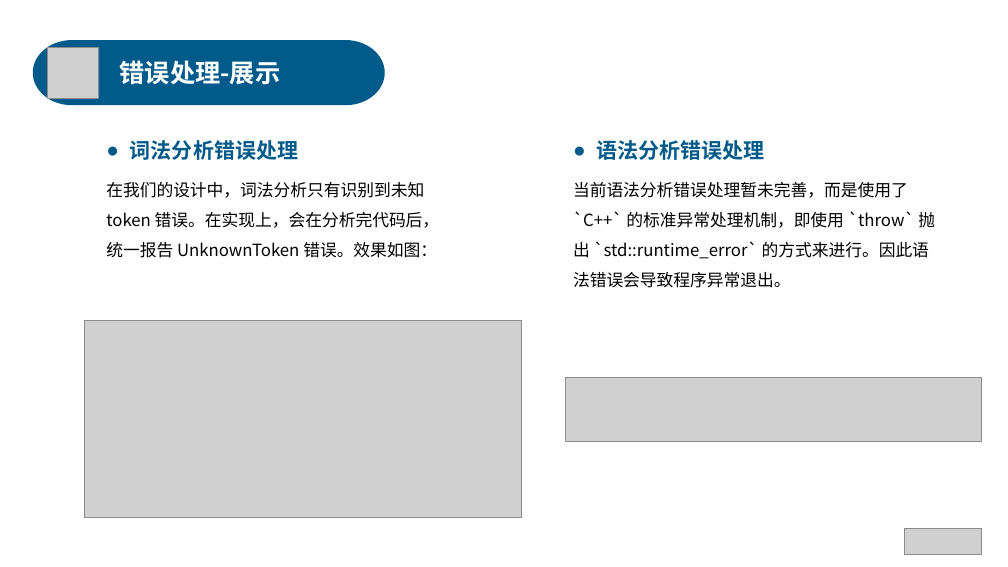
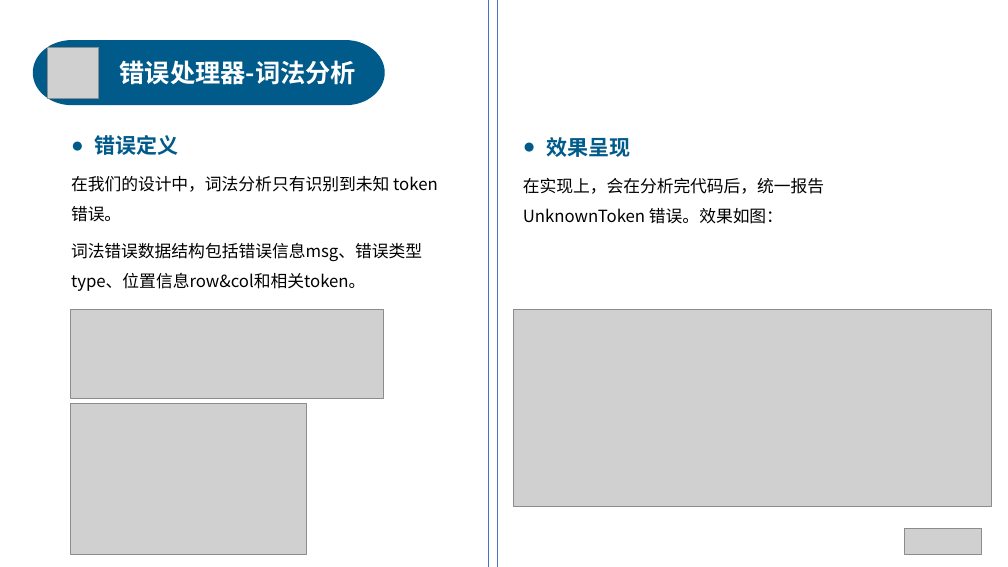
Before and after one commit to anxi710/compiler-principle-project, a slide deck: slide 28 of report/compiler_ppt.pptx (slide 25 before the commit). Drawn at 1008x567 pixels with LibreOffice and Linux fonts; fonts in the diff are those of the drawing; grey boxes stand for pictures. Boxes give left, top, right and bottom in pixels: in the first picture for what was removed or moved away, otherwise in the second. Text is boxed around its words. In the diff, an @@ line names an element or a change of style, - is before the commit and + after.

```diff
--- a/report/compiler_ppt.pptx
+++ b/report/compiler_ppt.pptx
@@ rectangle added at [488,0,497,567], outline #4472C4 1 pt @@
@@ text at [120,60,356,85]: text changed @@
-错误处理-展示
+错误处理器-词法分析
@@ text at [71,135,438,291]: text changed @@
-● 词法分析错误处理
-在我们的设计中，词法分析只有识别到未知 token 错误。在实现上，会在分析完代码后，统一报告 UnknownToken 错误。效果如图：
+● 错误定义
+在我们的设计中，词法分析只有识别到未知 token 错误。
+词法错误数据结构包括错误信息msg、错误类型type、位置信息row&col和相关token。
@@ text added at [523,137,824,224], 16 pt, text #000000 @@
+● 效果呈现
+在实现上，会在分析完代码后，统一报告 UnknownToken 错误。效果如图：
@@ text removed at [573,140,935,288] @@
-● 语法分析错误处理
-当前语法分析错误处理暂未完善，而是使用了 `C++` 的标准异常处理机制，即使用 `throw` 抛出 `std::runtime_error` 的方式来进行。因此语法错误会导致程序异常退出。
@@ picture added at [70,310,383,399] @@
@@ picture removed at [85,321,522,517] @@
@@ picture added at [514,310,992,507] @@
@@ picture removed at [566,377,981,441] @@
@@ picture added at [70,403,306,554] @@
```
Also in this commit, not shown: 10 other slides changed, 5 slides added.
